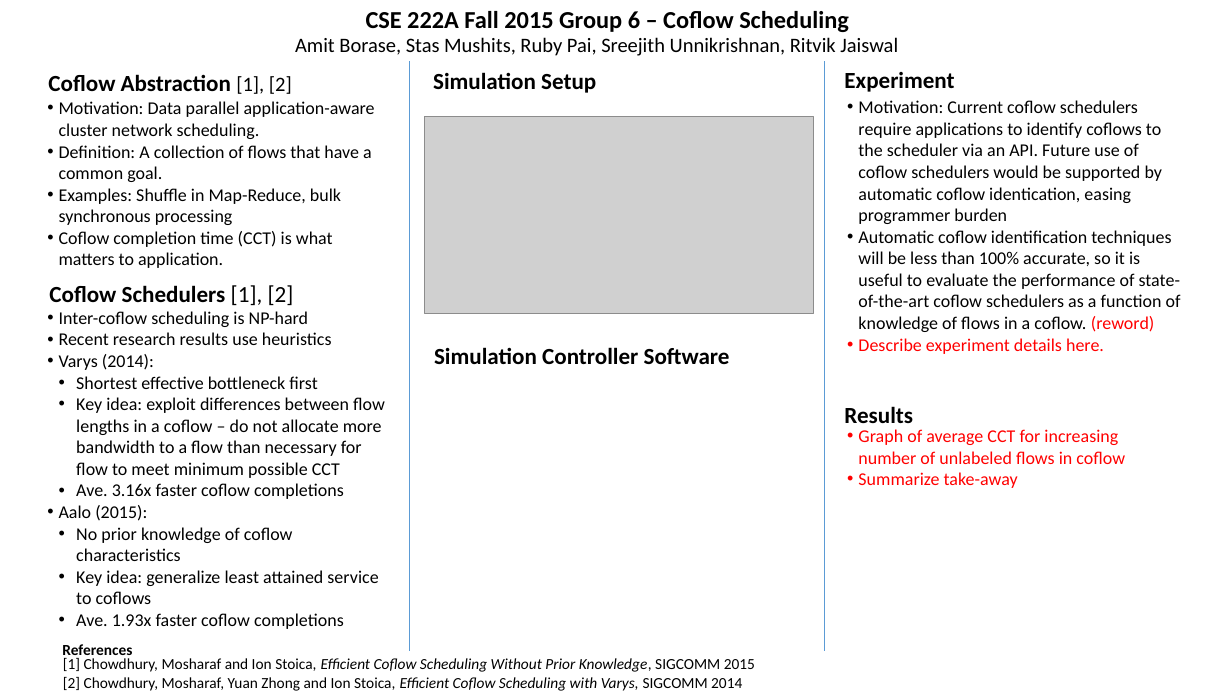
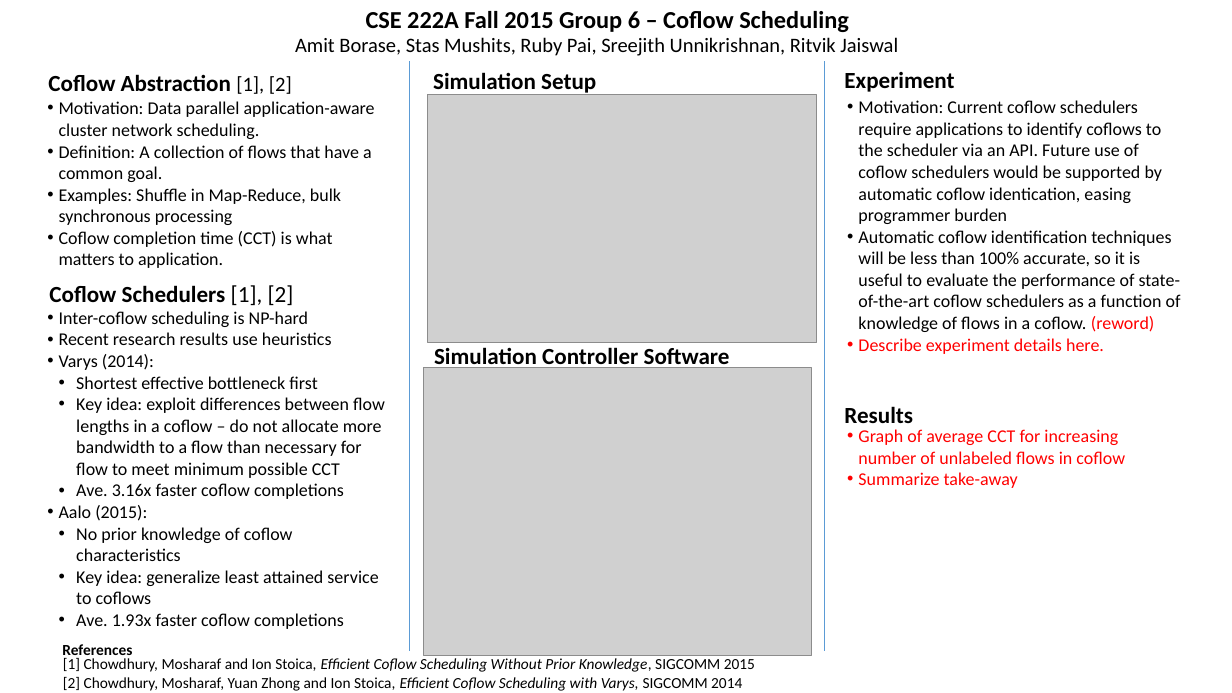
Before and after one commit to UrbanLynx/datacenter_simulation, a slide deck: slide 1 of docs/CSE222A Group 6 Poster Draft.pptx. Drawn at 1232x693 pixels with LibreOffice and Linux fonts; fonts in the diff are those of the drawing; grey boxes stand for pictures. Boxes give left, top, right and bottom in pixels: in the first picture for what was removed or moved away, otherwise in the second. Text is boxed around its words. In the diff, an @@ line names an element or a change of style, - is before the commit and + after.

Commit message:
Added pictures to presentation

```diff
--- a/docs/CSE222A Group 6 Poster Draft.pptx
+++ b/docs/CSE222A Group 6 Poster Draft.pptx
@@ picture resized from (x1=425, y1=116, x2=814, y2=312) to (x1=428, y1=94, x2=817, y2=342) @@
@@ picture added at (x1=423, y1=368, x2=811, y2=656) @@
```
Also in this commit, not shown: 2 other files.
